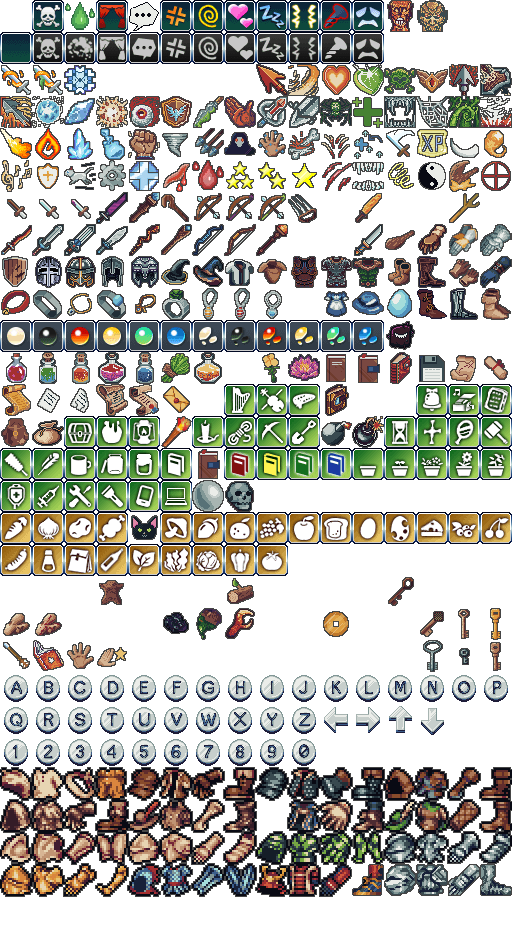
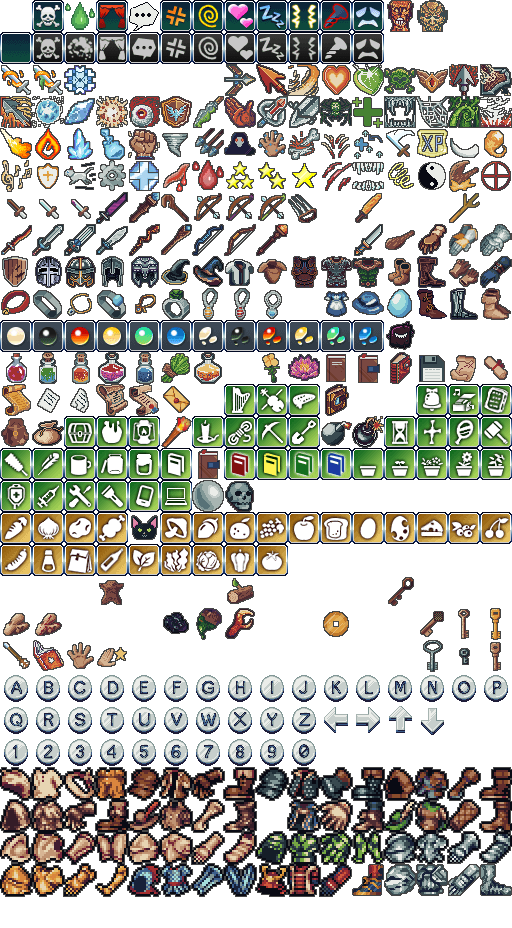
Layered file, before and after one edit (512x928). Changes by layer:
added layer "SKILL 27" above "Layer 108" over [224, 64, 256, 96]